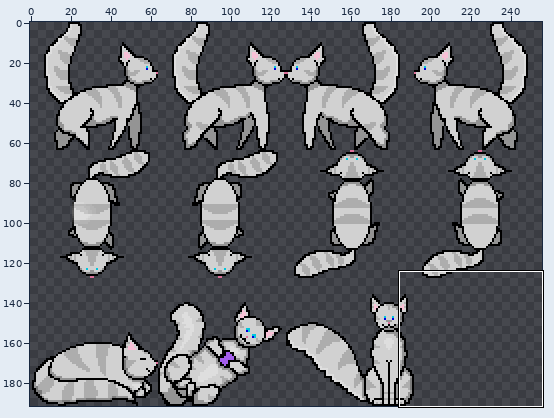
Two versions of one sprite sheet, assets/Kitten1.png. Above, an overview of the earlier version with the close-up marked.
Close-up. First the earlier version:
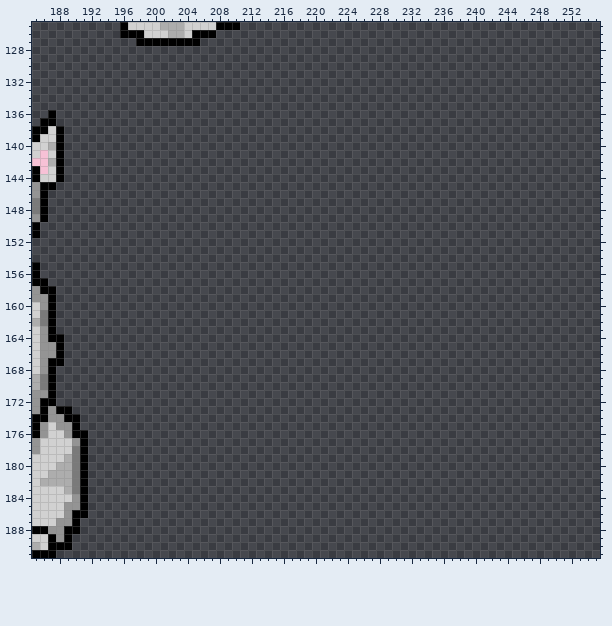
The file is 256x192 pixels. Colours within 5 levels of each other are drawn and written as one. Shown: x 185..255, y 125..191.
After:
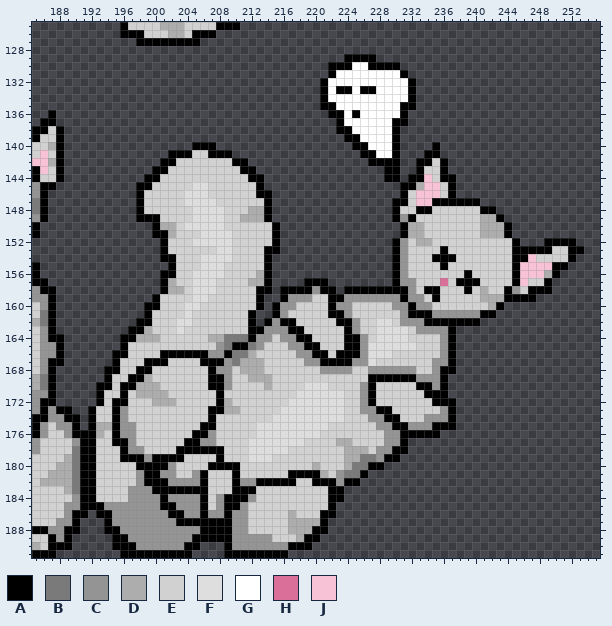
Palette (. is transparent): A #000000  B #7a7a7a  C #949494  D #adadad  E #d1d1d1  F #dedede  G #ffffff  H #da7099  J #f7c1d6
Commit: und teh kite wuz ded
From old to new:
Changed rows in their new state; - is an unchanged pixel.
first column x 192:
129 --------------------------------AAAA--------------------------
130 ------------------------------AAAGGAAAA-----------------------
131 ------------------------------AGGGGGGGGA----------------------
132 -----------------------------AGGGGGGGGGGA---------------------
133 -----------------------------AGAAGAAGGGGA---------------------
134 -----------------------------AGGGGGGGGGGA---------------------
135 -----------------------------AAGGGGGGGGAA---------------------
136 ------------------------------AAGAGGGGGA----------------------
137 -------------------------------AGGGGGGAA----------------------
138 -------------------------------AAGGGGGA-----------------------
139 --------------------------------AAGGGGA-----------------------
140 -------------AAA-----------------AAGGGA----A------------------
141 ----------AAAEEAAA----------------AAGGA---AA------------------
142 ---------AAEEEEEEEAA---------------AAAA--AAEA-----------------
143 --------AAEEEEEEEEEAA----------------AA--AEEA-----------------
144 -------AAEEEEEEEEEEEAA---------------AA-AAJEAA----------------
145 ------AAEEEEEFFEEEEEEA-----------------AADJJEA----------------
146 ------AEEEEEFFFEEEEEEAA----------------AEJJJEA----------------
147 ------AEEEEEFFFFEEEEEEA---------------AAEJJAAAAAA-------------
148 ------AEEEEEEFFFFEEEDDA---------------AEEAAEEEEEEAA-----------
149 ------AAAEEEEFFFFEEDDDA---------------ACAEEEEEEEEDDA----------
150 --------ADDEFFFFFEEEEEEA---------------ADDEEEEEEEDDDA---------
151 --------AADEEEFFFFEEEEEA---------------ADDEEEEEEEDDDA---------
152 ---------AEEEFFFFFEEEEEA--------------ACEDDEEEEEEEEEEA---AAAA-
153 ---------AEEEEEEFFEEEEAA--------------ACEEEEAEEEEEEEEAAAAAEEAA
154 ---------AAEEEFFFFEEEEA---------------ACEEEAAAEEEEEEEAAJEEEEA-
155 ----------AEEEFFFEEEEEA---------------ACEEEEAEEEEEEEEAJJJJAA--
156 ---------AAEEFFFFEEEEDA---------------ACEEEEEEEAEEEEEAJJJDA---
157 ---------ADEEFFFEEEEDDA----AAA--------ACCEEEHEAAAEEEEAJEEA----
158 ---------ADDEFFFEEEEEAA-AAAACAA-AAAAAAAACEAAEEEAEDEEACEAAA----
159 --------AEEEEFFEEEEEEA--ACCCEEAACCCCCCCACCEAEEEEEDDDAAAA------
160 -------AAEEEFFEEEEEEEA-ACCEEEEACCEEEEECCACCEEEEEEEDA----------
161 -------AEEEEFEEEEEEEA--ACEEEEEAACEEEEEECAAACCCCCCAA-----------
162 ------AAEEEFFEEEEEEEA-ACAAEEEEEAACEEFFECCCAAAAAAA-------------
163 -----AADEEEFEEEEEEEEAACCCAAEEEEEACEEFFFFECCCCA----------------
164 ----AADDDEEEEEEDDBBBACCECCAAEEEEAACEFFFFEEEECA----------------
165 ----AEEEEEEEEEEECBAABCEEECCAAEEEAACFFFFFFEEECA----------------
166 ---AAEEEEAAAAAACCABBDEEEEECCAAEAAACFFFEEEEEECA----------------
167 ---AEEEAAAEEEEAAACBDDDEEEEECCAAAACCFEEEEEEECCA----------------
168 --AAEEAAEEEEEEEACCEDDDEEEEEEECCCCEECCCCCCEECAA----------------
169 --AEEAADEEEEEEEAACEEDDDEEEEEEEEEEEEAAAAAACCCA-----------------
170 -AAEAADDDEEEEEEAACEEEEDEEEEFFFEEEECAEEEEEAACA-----------------
171 -AEEAEDDDDEEEEEEAEEEEEEEEEFFFFFFEECAEEEEEEAAA-----------------
172 -AEAAEEEDDDEEEEEADEEEEEEEFFFFFFFEECAEEEEEEEAAA----------------
173 AEEACEEEEEEEEEEAADDEEEEEFFFFFFFFEECCAAEEEEEECA----------------
174 AEEACEEEEEEEEEEAEEEEEEEFFFFFFFFFEEECCAAEEECCCA----------------
175 ADDACCEEEEEEEEAAEEEEEFFFFFFFFFEEEEEECCAACCCAAA----------------
176 ADEACCEEEEEEEAACEEEEEFFFFFFFFEEEEEEEECCAAAAA------------------
177 AEEAACEEEEEEAACCEEEEFFFFFFFEEEEDDEEEECCA----------------------
178 AEEEACCEEEEAAAAAAEEEFFFFFEEEEEEEDDDECCAA----------------------
179 AEEEAAACAAAAEEEEAEEEFFFEEEEEEEEEDDBBCAA-----------------------
180 AEEEEEAAAACEEEEAAAAEEEEEEEEEDEEEDBBAA-------------------------
181 AEEEEECAACCEECAEEEAEEEEEEAAAADECBBA---------------------------
182 AEEEEECAAACCCCAEEEACCAAAAAEEAAACAA----------------------------
183 AEEEECCCAAAAAAAEEEAAAEEEEEEEEEAA------------------------------
184 AEEEECCCCACCCCAECAAACEEEEEEEEEAA------------------------------
185 AACCCCCCCAACCCAECAACEEEEEEEEEEA-------------------------------
186 -AACCCCCCCAACCACCACCEEEEEDEEEAA-------------------------------
187 --ACCCCCCCCAAAAAAACCEEEEEDDDDA--------------------------------
188 --AACCCCCCCCCCAAAACCEEEEEDDDAA--------------------------------
189 ---AACCCCCCCCAAAAACCCCCEEEDAA---------------------------------
190 ---AAACCCCCCAA---ACCCCCCCAAA----------------------------------
191 ----AAAAAAAAA----AAAAAAAA-------------------------------------
Boxes around the changes in both close-ups, in picture pixels (x1, y1, x2, y2):
added: (88, 54, 584, 558)
